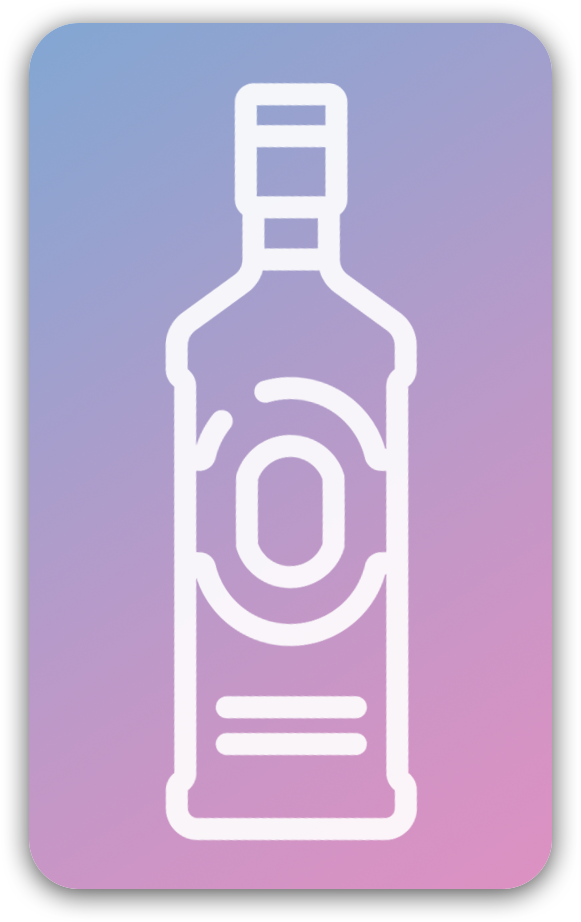
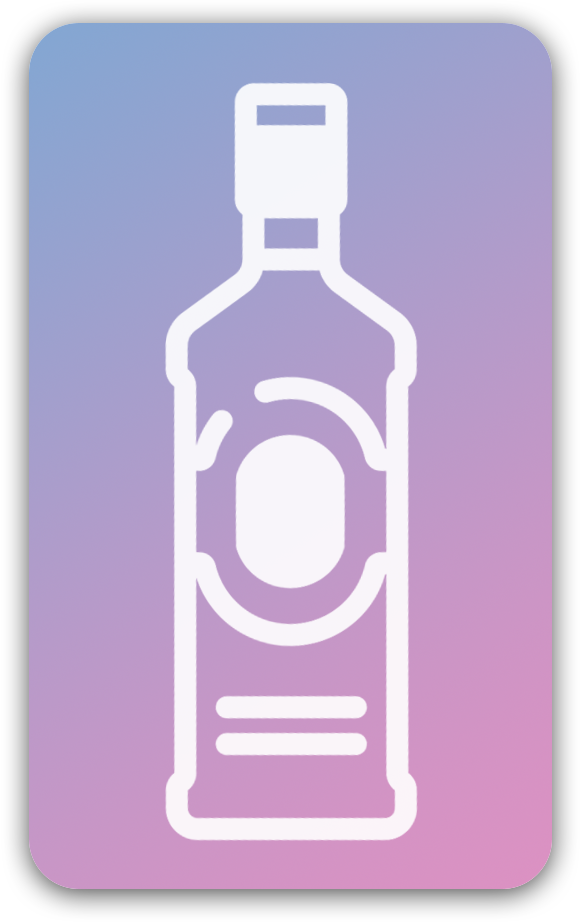
Before/after of a 581px x 922px layered artwork. What changed in the layer stack:
renamed "gin" to "Layer 3", painted on it over [255, 146, 327, 567]
